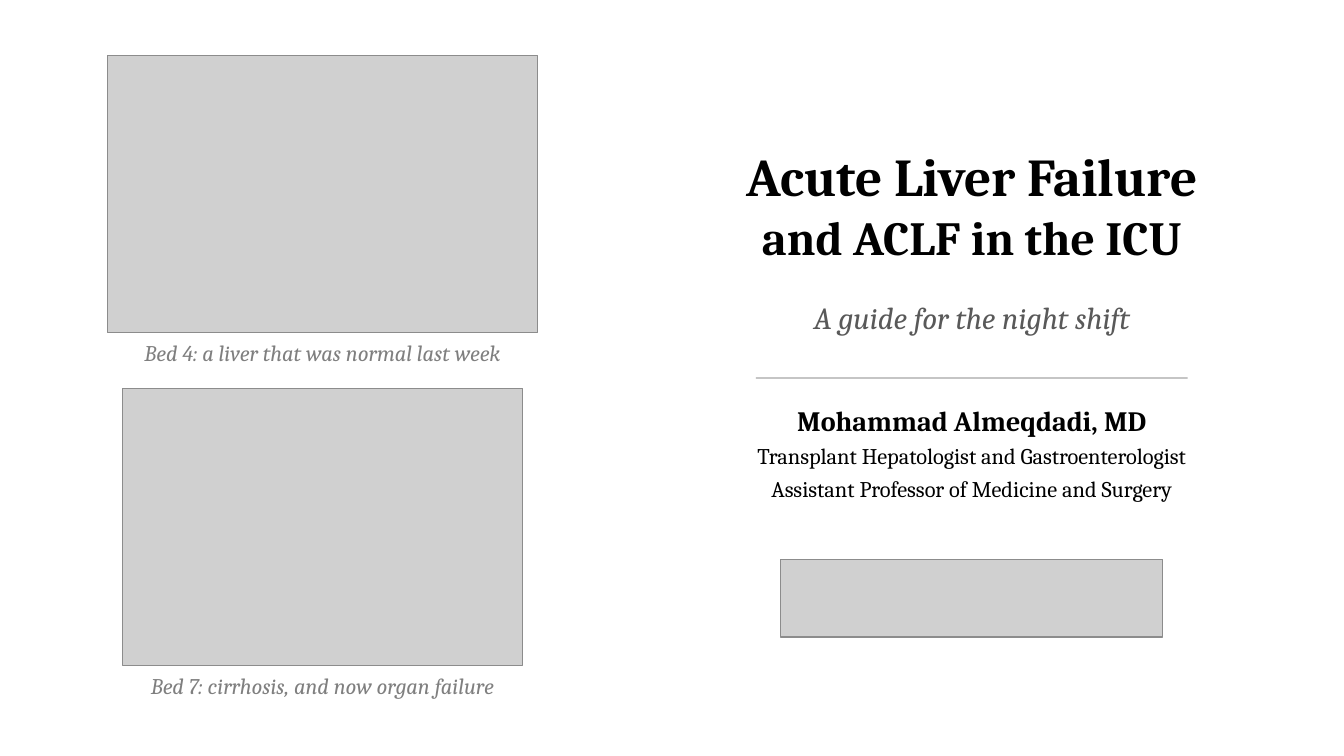
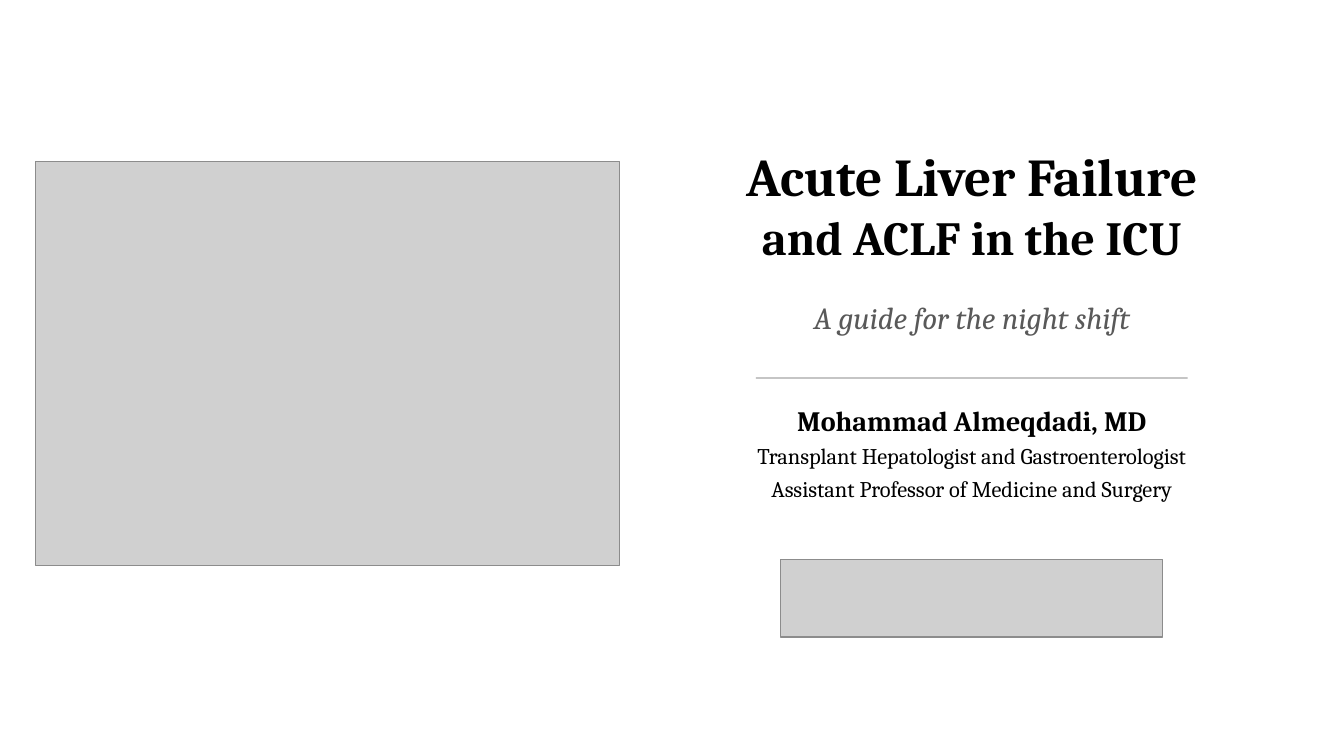
Before and after one commit to qaddodi/mohammad-almeqdadi-lectures, a slide deck: slide 1 of lectures/acute-liver-failure-aclf-in-icu/ALF and ACLF in the ICU.pptx. Drawn at 1344x756 pixels with LibreOffice and Linux fonts; fonts in the diff are those of the drawing; grey boxes stand for pictures. Boxes give left, top, right and bottom in pixels: in the first picture for what was removed or moved away, otherwise in the second. Text is boxed around its words. In the diff, an @@ line names an element or a change of style, - is before the commit and + after.

```diff
--- a/lectures/acute-liver-failure-aclf-in-icu/ALF and ACLF in the ICU.pptx
+++ b/lectures/acute-liver-failure-aclf-in-icu/ALF and ACLF in the ICU.pptx
@@ picture removed at (107, 55, 537, 333) @@
@@ picture added at (35, 161, 620, 566) @@
@@ text removed at (144, 345, 500, 361) @@
-Bed 4: a liver that was normal last week
@@ picture removed at (122, 388, 522, 665) @@
@@ text removed at (151, 678, 494, 699) @@
-Bed 7: cirrhosis, and now organ failure
```
Also in this commit, not shown: 3 other files.
